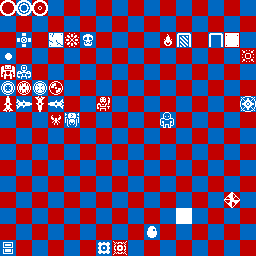
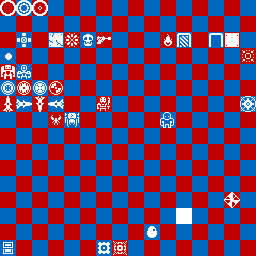
Layer changes from the first 256px x 256px image to the second:
painted on "Pasted Layer #3" over bbox(97, 36, 111, 44)
